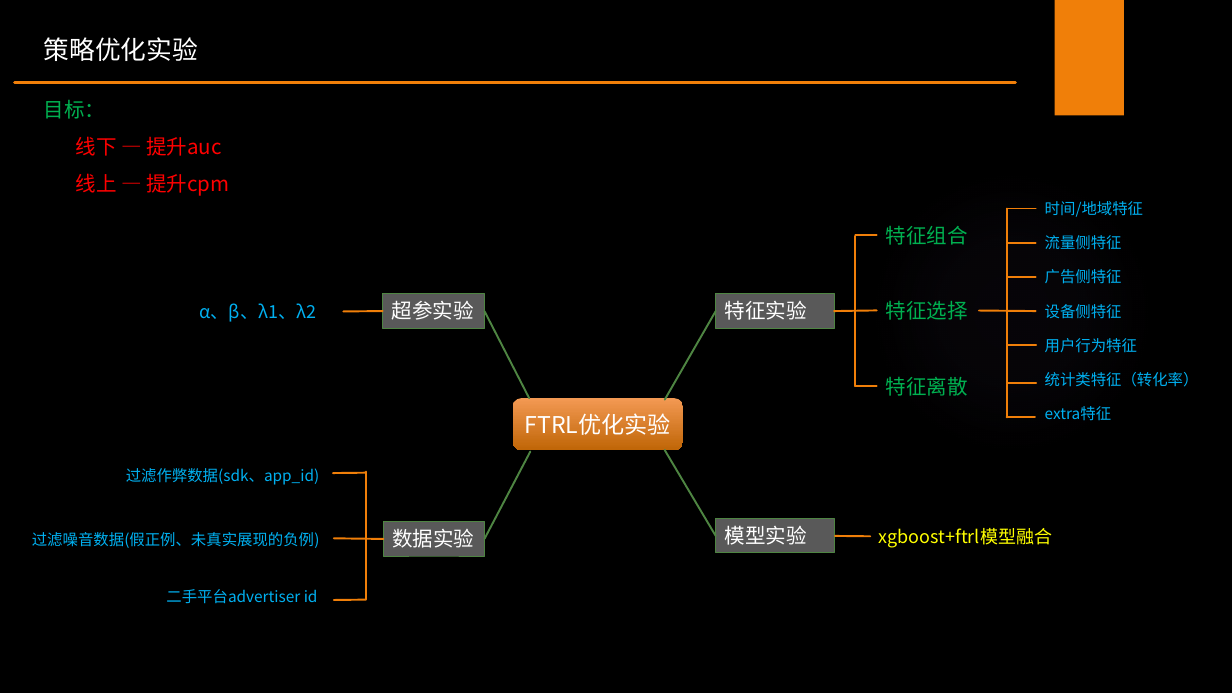
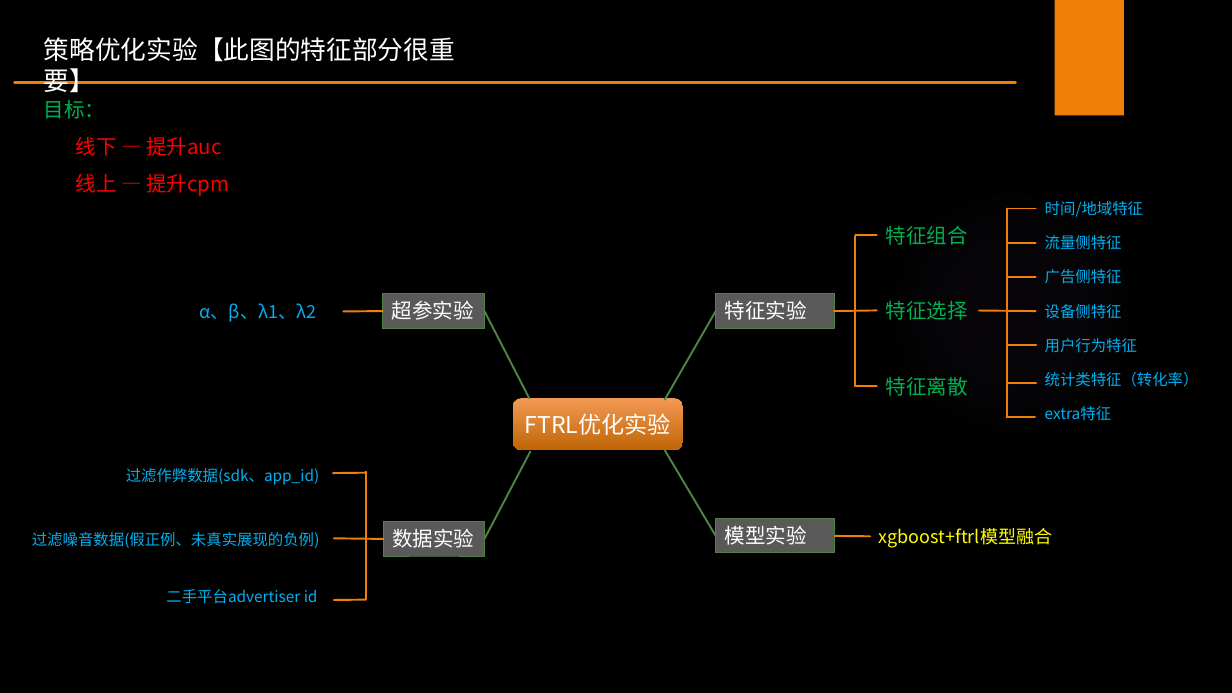
Before and after one commit to FitzFan/FTRL-Follow-The-Regularized-Leader-, a slide deck: slide 26 of FTRL原理及在normal中的应用.pptx. Drawn at 1232x693 pixels with LibreOffice and Linux fonts; fonts in the diff are those of the drawing; background and template pictures are left out. Boxes give left, top, right and bottom in pixels: in the first picture for what was removed or moved away, otherwise in the second. Text is boxed around its words. In the diff, an @@ line names an element or a change of style, - is before the commit and + after.

```diff
--- a/FTRL原理及在normal中的应用.pptx
+++ b/FTRL原理及在normal中的应用.pptx
@@ text at (x1=44, y1=37, x2=455, y2=93): text changed @@
-策略优化实验
+策略优化实验【此图的特征部分很重要】
```
Also in this commit, not shown: 2 other slides changed, 1 other file.
